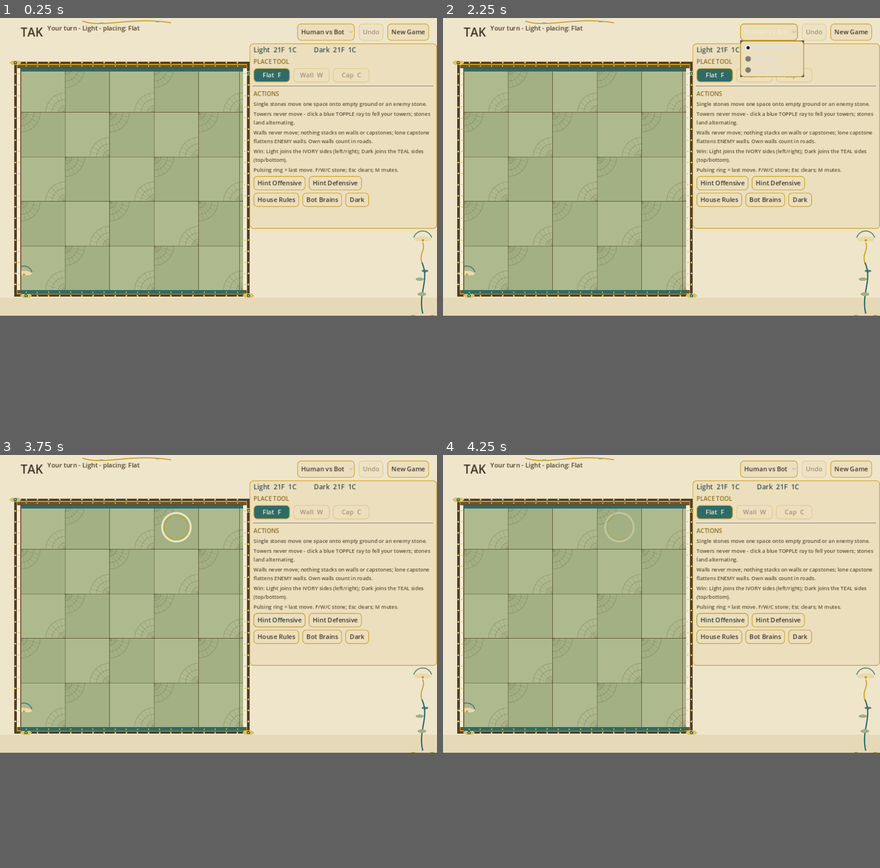
Above: before the commit, frames 1-4 (two rows, left to right).
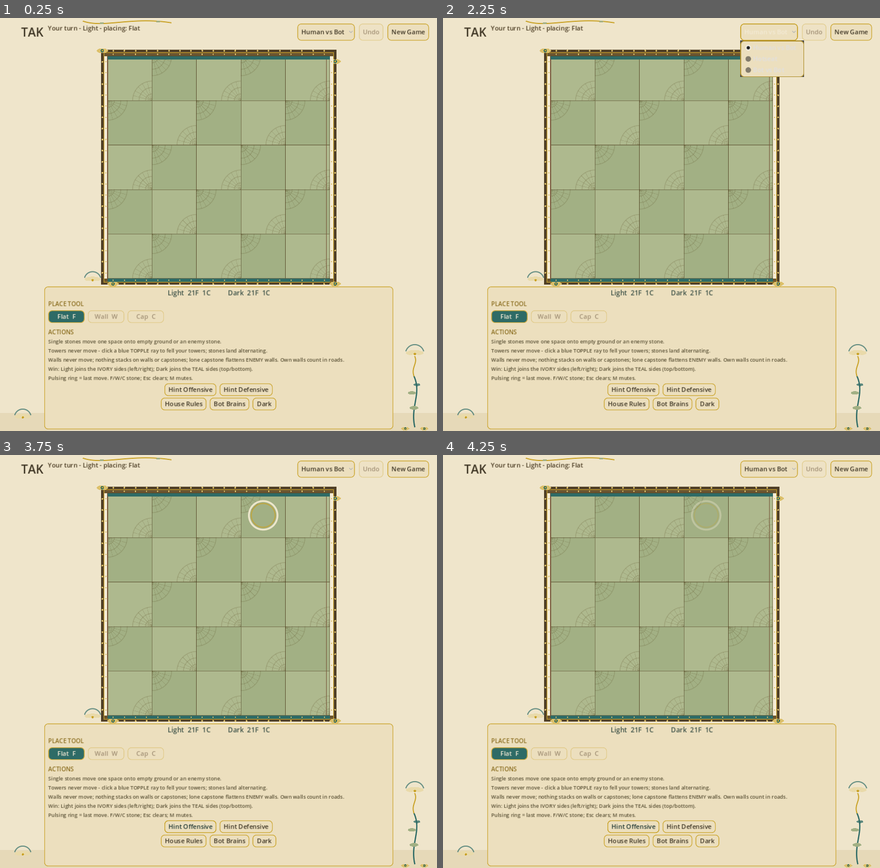
Above: after the commit, the same moments.

Repository: orbitmechanic/tak
Game: Godot game, scene res://scenes/Main.tscn
Same seed, same stepped clock (60 frames per second), same inputs: the game is played once before the commit and once after it.
Inputs:
- Up to frame 1 (0.25 s): no input
- Up to frame 2 (2.25 s): click "New Game" at 0.5 s; click "New Game" at 1.25 s; click "Human vs Bot" at 2 s
- Up to frame 3 (3.75 s): click "Flat F" at 2.75 s; click "Hint Offensive" at 3.5 s
- Up to frame 4 (4.25 s): no input
In our replay, the window is 800x545 before the commit and 800x756 after it. These sizes can differ from the game's own. Grey fills any space a smaller window leaves; there, only what the larger window draws over its background counts as a difference.

The runs differ from the first frame. In frame 1, 32% of the frame differs, in the area x 2-100%, y 0-100%; in frame 2, 32%; in frame 3, 32%; in frame 4, 32%.

Commit message:
Mobile-first single-column layout: top bar, centered board, panel below (reserves/tools stacked left, house-rule notes right, actions help, centered hint + manage rows); design viewport 1100x1040 with aspect keep so phones scale by width and everything stays visible; no clipping at desktop window sizes; docs screenshot refreshed

Diff:
--- a/project.godot
+++ b/project.godot
@@ -6,11 +6,11 @@
 
 [display]
 window/size/viewport_width=1100
-window/size/viewport_height=750
-window/size/window_width_override=1100
-window/size/window_height_override=750
+window/size/viewport_height=1040
+window/size/window_width_override=900
+window/size/window_height_override=900
 window/stretch/mode="canvas_items"
-window/stretch/aspect="expand"
+window/stretch/aspect="keep"
 
 [rendering]
 renderer/rendering_method="gl_compatibility"
--- a/scripts/main.gd
+++ b/scripts/main.gd
@@ -3,7 +3,7 @@
 const TakState = preload("res://scripts/tak_state.gd")
 const MctsBot = preload("res://scripts/mcts_bot.gd")
 const CELL: float = 112.0
-const BOARD_ORIGIN: Vector2 = Vector2(52.0, 126.0)
+const BOARD_ORIGIN: Vector2 = Vector2(270.0, 96.0)
 const BOARD_PIXELS: float = CELL * 5.0
 const STONE_FLIGHT: float = 0.28
 const TOPPLE_STAGGER: float = 0.09
@@ -221,32 +221,50 @@
 	top.add_child(fresh)
 	var panel := PanelContainer.new()
 	panel.theme = app_theme
-	panel.set_anchors_preset(Control.PRESET_TOP_RIGHT)
-	panel.offset_left = -472.0
-	panel.offset_top = 64.0
-	panel.offset_bottom = 20.0
+	panel.offset_left = 110.0
+	panel.offset_top = 676.0
+	panel.offset_right = 990.0
+	panel.offset_bottom = 1036.0
 	ui_layer.add_child(panel)
 	theme_targets = [margin, panel]
 	var vbox := VBoxContainer.new()
-	vbox.add_theme_constant_override("separation", 6)
+	vbox.add_theme_constant_override("separation", 4)
 	panel.add_child(vbox)
 	reserve_label = _mk_label("", "ReserveLabel")
+	reserve_label.horizontal_alignment = HORIZONTAL_ALIGNMENT_CENTER
 	vbox.add_child(reserve_label)
-	vbox.add_child(_mk_label("PLACE TOOL", "HeadingLabel"))
+	var mid := HBoxContainer.new()
+	mid.add_theme_constant_override("separation", 40)
+	vbox.add_child(mid)
+	var tool_col := VBoxContainer.new()
+	tool_col.add_theme_constant_override("separation", 6)
+	mid.add_child(tool_col)
+	tool_col.add_child(_mk_label("PLACE TOOL", "HeadingLabel"))
 	var tool_row := HBoxContainer.new()
 	tool_row.add_theme_constant_override("separation", 8)
-	vbox.add_child(tool_row)
+	tool_col.add_child(tool_row)
 	var tool_labels: Array[String] = ["Flat  F", "Wall  W", "Cap  C"]
 	for type: int in range(3):
 		var button := _mk_button(tool_labels[type])
 		button.toggle_mode = true
 		button.button_pressed = type == piece_choice
-		button.custom_minimum_size = Vector2(92, 36)
+		button.custom_minimum_size = Vector2(92, 32)
 		button.pressed.connect(_on_tool_pressed.bind(type))
 		tool_row.add_child(button)
 		tool_buttons.append(button)
+	var house_col := VBoxContainer.new()
+	house_col.add_theme_constant_override("separation", 6)
+	house_col.size_flags_horizontal = Control.SIZE_EXPAND_FILL
+	house_col.size_flags_vertical = Control.SIZE_SHRINK_BEGIN
+	mid.add_child(house_col)
+	house_list_label = _mk_label("", "HeadingLabel", true)
+	house_col.add_child(house_list_label)
+	house_note_label = _mk_label("Rules marked * are house rules (House Rules button).", "HelpLabel", true)
+	house_note_label.visible = false
+	house_col.add_child(house_note_label)
+	court_label = _mk_label("", "CourtLabel", true)
+	house_col.add_child(court_label)
 	var separator := HSeparator.new()
-	separator.add_theme_constant_override("separation", 6)
 	vbox.add_child(separator)
 	vbox.add_child(_mk_label("ACTIONS", "HeadingLabel"))
 	move_label = _mk_label("", "HelpLabel", true)
@@ -254,42 +272,37 @@
 	wall_label = _mk_label("", "HelpLabel", true)
 	win_label = _mk_label("", "HelpLabel", true)
 	for label: Label in [move_label, topple_label, wall_label, win_label]:
-		label.custom_minimum_size = Vector2(420, 0)
+		label.custom_minimum_size = Vector2(840, 0)
 		vbox.add_child(label)
 	vbox.add_child(_mk_label("Pulsing ring = last move. F/W/C stone; Esc clears; M mutes.", "HelpLabel", true))
 	var hint_row := HBoxContainer.new()
 	hint_row.add_theme_constant_override("separation", 8)
+	hint_row.alignment = BoxContainer.ALIGNMENT_CENTER
 	vbox.add_child(hint_row)
 	hint_off_button = _mk_button("Hint Offensive", "Show what the Offensive brain would play, without playing it")
-	hint_off_button.custom_minimum_size = Vector2(130, 36)
+	hint_off_button.custom_minimum_size = Vector2(130, 32)
 	hint_off_button.pressed.connect(_request_hint.bind(false))
 	hint_row.add_child(hint_off_button)
 	hint_def_button = _mk_button("Hint Defensive", "Show what the Defensive brain would play, without playing it")
-	hint_def_button.custom_minimum_size = Vector2(130, 36)
+	hint_def_button.custom_minimum_size = Vector2(130, 32)
 	hint_def_button.pressed.connect(_request_hint.bind(true))
 	hint_row.add_child(hint_def_button)
 	var bottom_row := HBoxContainer.new()
 	bottom_row.add_theme_constant_override("separation", 8)
+	bottom_row.alignment = BoxContainer.ALIGNMENT_CENTER
 	vbox.add_child(bottom_row)
 	var house := _mk_button("House Rules")
-	house.custom_minimum_size = Vector2(108, 36)
+	house.custom_minimum_size = Vector2(108, 32)
 	house.pressed.connect(_toggle_rule_popup)
 	bottom_row.add_child(house)
 	var brains := _mk_button("Bot Brains")
-	brains.custom_minimum_size = Vector2(100, 36)
+	brains.custom_minimum_size = Vector2(100, 32)
 	brains.pressed.connect(_toggle_brain_popup)
 	bottom_row.add_child(brains)
 	dark_button = _mk_button("Dark")
-	dark_button.custom_minimum_size = Vector2(60, 36)
+	dark_button.custom_minimum_size = Vector2(60, 32)
 	dark_button.pressed.connect(_toggle_dark)
 	bottom_row.add_child(dark_button)
-	house_list_label = _mk_label("", "HeadingLabel", true)
-	vbox.add_child(house_list_label)
-	house_note_label = _mk_label("Rules marked * are house rules (House Rules button).", "HelpLabel", true)
-	house_note_label.visible = false
-	vbox.add_child(house_note_label)
-	court_label = _mk_label("", "CourtLabel", true)
-	vbox.add_child(court_label)
 	_build_rule_dialog()
 	_build_brain_dialog()
 
@@ -795,16 +808,17 @@
 	_curve(Vector2(208, 8), Vector2(260, 26), Vector2(330, -4), Vector2(430, 12), GOLD, 1.4)
 	_leaf(Vector2(250, 14), -0.5, 11.0, SAGE_B)
 	_leaf(Vector2(402, 8), 2.6, 11.0, SAGE_B)
-	var stem_base := Vector2(1064.0, 744.0)
-	_curve(stem_base, Vector2(1052, 692), Vector2(1082, 660), Vector2(1062, 616), TEAL, 2.0)
-	_curve(Vector2(1062, 616), Vector2(1054, 594), Vector2(1072, 584), Vector2(1064, 566), GOLD, 1.4)
-	_leaf(Vector2(1060, 662), -1.9, 20.0, SAGE_B)
-	_leaf(Vector2(1066, 634), 1.15, 17.0, Color(TEAL, 0.75))
-	_leaf(Vector2(1058, 700), -1.2, 22.0, SAGE_B)
-	_lily(Vector2(1064, 560), 10.0)
-	_lily(Vector2(60, 646), 9.0)
-	_rosette(Vector2(1040.0, 752.0), 5.0)
-	_rosette(Vector2(1088.0, 752.0), 5.0)
+	var stem_base := Vector2(1044.0, 1030.0)
+	_curve(stem_base, Vector2(1032, 978), Vector2(1062, 946), Vector2(1042, 902), TEAL, 2.0)
+	_curve(Vector2(1042, 902), Vector2(1034, 880), Vector2(1052, 870), Vector2(1044, 852), GOLD, 1.4)
+	_leaf(Vector2(1040, 948), -1.9, 20.0, SAGE_B)
+	_leaf(Vector2(1046, 920), 1.15, 17.0, Color(TEAL, 0.75))
+	_leaf(Vector2(1038, 986), -1.2, 22.0, SAGE_B)
+	_lily(Vector2(1044, 846), 10.0)
+	_lily(Vector2(232, 660), 9.0)
+	_lily(Vector2(56, 1006), 9.0)
+	_rosette(Vector2(1020.0, 1034.0), 5.0)
+	_rosette(Vector2(1068.0, 1034.0), 5.0)
 
 func _lily(center: Vector2, size: float) -> void:
 	for k: int in range(5):
Binary file changed: docs/screenshot.png
